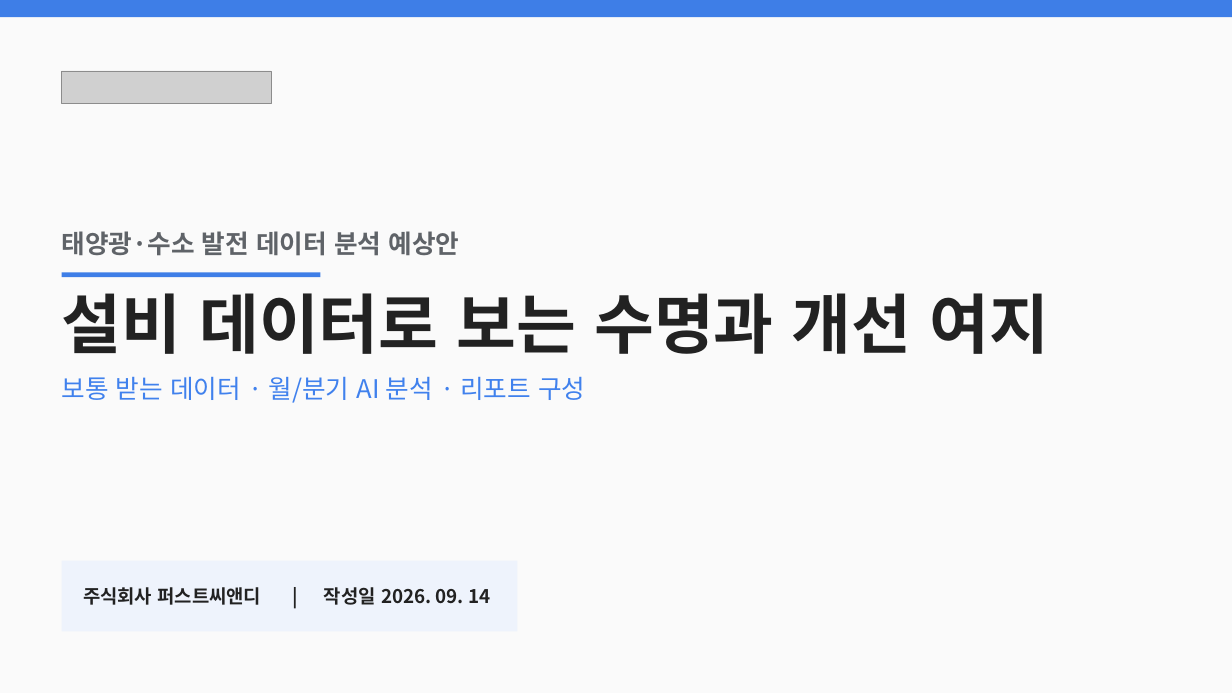
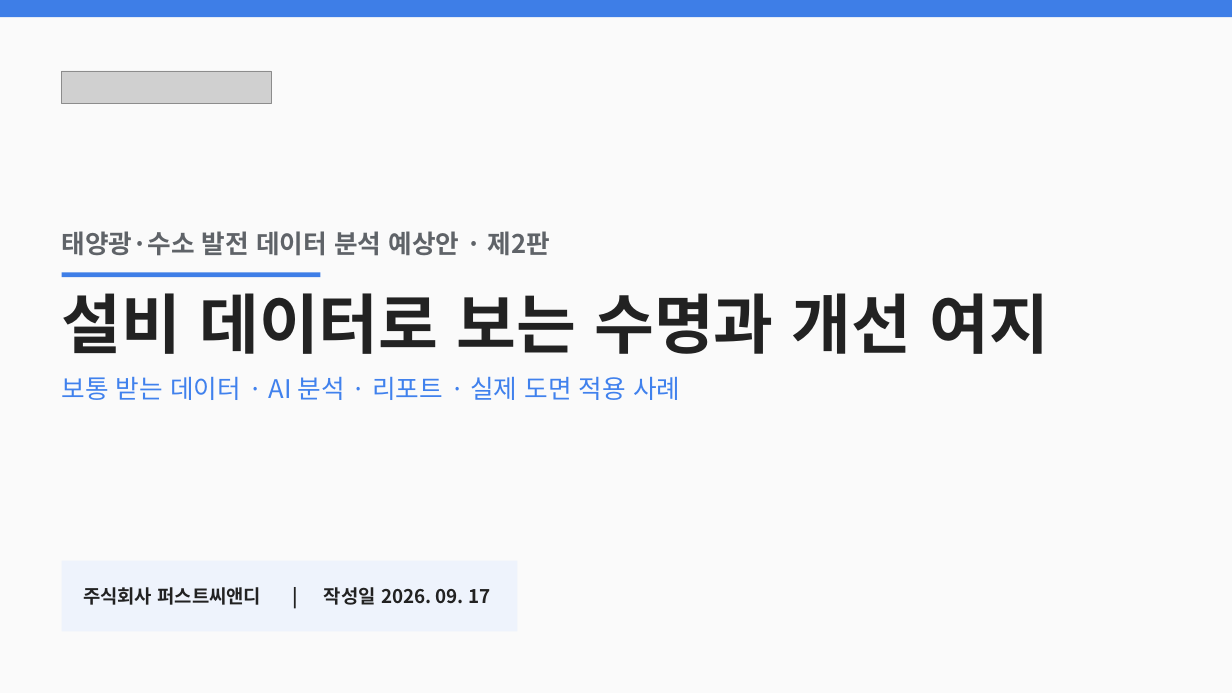
Before and after one commit to satoshisong01/solar-dashboard, a slide deck: slide 1 of docs/reports/태양광·수소 데이터수집·AI분석 예상안.pptx. Drawn at 1232x693 pixels with LibreOffice and Linux fonts; fonts in the diff are those of the drawing; grey boxes stand for pictures. Boxes give left, top, right and bottom in pixels: in the first picture for what was removed or moved away, otherwise in the second. Text is boxed around its words. In the diff, an @@ line names an element or a change of style, - is before the commit and + after.

Commit message:
docs: 가평 P&ID 조사와 구현 현황을 반영해 제출 문서 갱신
- 원고 기준으로 PPT 20장·Word 32쪽·엑셀 16시트를 다시 렌더하고 PDF 2종을 재출력한다
- 차트 PNG를 새 집계(월간 39·분기 16·연간 23)로 다시 그린다
- 표지·안내 시트에 제2판(2026-09-17) 표기를 넣는다
- Word 세로 여백·행간·표 여백을 줄여 35쪽에서 32쪽으로 맞춘다(내용 삭제 없음)

```diff
--- a/docs/reports/태양광·수소 데이터수집·AI분석 예상안.pptx
+++ b/docs/reports/태양광·수소 데이터수집·AI분석 예상안.pptx
@@ text at [62, 231, 550, 256]: text changed @@
-태양광·수소 발전 데이터 분석 예상안
+태양광·수소 발전 데이터 분석 예상안 · 제2판
@@ text at [62, 376, 680, 400]: text changed @@
-보통 받는 데이터 · 월/분기 AI 분석 · 리포트 구성
+보통 받는 데이터 · AI 분석 · 리포트 · 실제 도면 적용 사례
@@ text at [83, 587, 490, 605]: text changed @@
-주식회사 퍼스트씨앤디 | 작성일 2026. 09. 14
+주식회사 퍼스트씨앤디 | 작성일 2026. 09. 17
```
Also in this commit, not shown: 4 other slides changed, 5 slides added, 20 other files.
